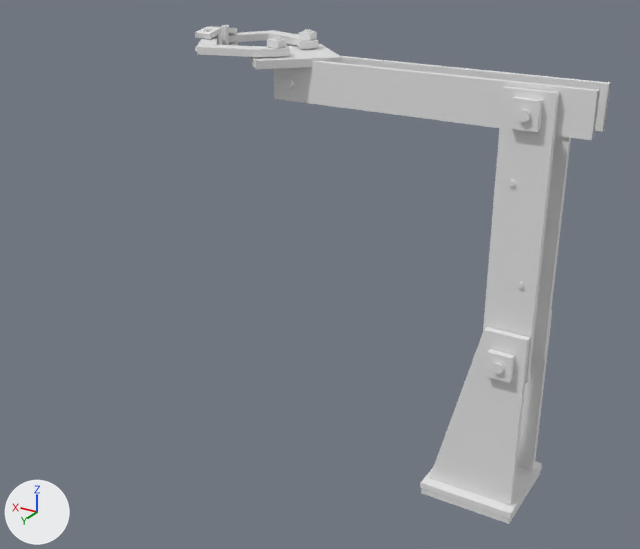
Before and after pictures for a commit that changed the glTF model public/robot.glb.
The view is the same before and after, from a 50 mm camera at (0.275, -0.024, 1.086) aimed at (0.62, -0.6, 0.798). Lighting does not change. The marker at lower left points along +X, +Y and +Z.

Before the edit, the objects in view are built like this:
```python
me_cylinder_007 = bpy.data.meshes.new('Cylinder.007')
me_cylinder_007.from_pydata(...)  # 92 vertices, 104 faces; spans x -0.041..0.041, y -0.041..0.041, z -0.015..0.162
me_cylinder_008 = bpy.data.meshes.new('Cylinder.008')
me_cylinder_008.from_pydata(...)  # 122 vertices, 148 faces; spans x -0.02..0.02, y -0.038..0.038, z -0.015..0.217
me_cylinder_017 = bpy.data.meshes.new('Cylinder.017')
me_cylinder_017.from_pydata(...)  # 152 vertices, 164 faces; spans x -0.046..0.235, y -0.051..0.051, z -0.015..0.037
me_cylinder_021 = bpy.data.meshes.new('Cylinder.021')
me_cylinder_021.from_pydata(...)  # 92 vertices, 128 faces; spans x -0.0113..0.0883, y -0.0213..0.0318, z -0.0099..0.012
ob_robotbottom = bpy.data.objects.new('robotBottom', me_cylinder_007)
ob_robotbottom.location = (0.4894, -0.664, 0.6052)
ob_robotclawleft = bpy.data.objects.new('robotClawLeft', me_cylinder_021)
ob_robotclawleft.parent = ob_robottop
ob_robotclawleft.location = (0.214, 0.0241, 0.025)
ob_robotmid = bpy.data.objects.new('robotMid', me_cylinder_008)
ob_robotmid.parent = ob_robotbottom
ob_robotmid.location = (-0.0185, 0.0, 0.136)
ob_robottop = bpy.data.objects.new('robotTop', me_cylinder_017)
ob_robottop.parent = ob_robotmid
ob_robottop.location = (0.0, 0.0, 0.2)
# also in view: 'robotClawRight' at (0.723, -0.693, 0.968)
```
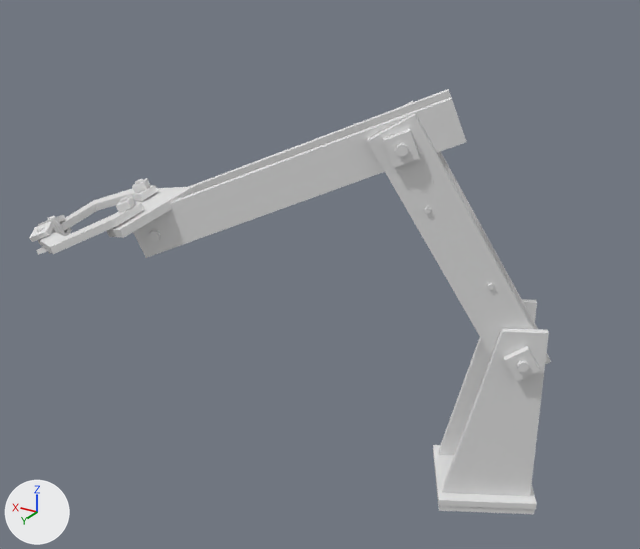
The change, as a diff of the scene's bpy script:
```diff
--- a/public/robot.glb.py
+++ b/public/robot.glb.py
@@ ob_robotbottom @@
 ob_robotbottom.location = (0.4894, -0.664, 0.6052)
+ob_robotbottom.rotation_euler = (0.0, 0.0, 0.479)  # degrees (0, 0, 27)
@@ ob_robotmid @@
 ob_robotmid.location = (-0.0185, 0.0, 0.136)
+ob_robotmid.rotation_euler = (0.0, 0.533, 0.0)  # degrees (0, 31, 0)
@@ ob_robottop @@
 ob_robottop.location = (0.0, 0.0, 0.2)
+ob_robottop.rotation_euler = (0.0, -0.154, 0.0)  # degrees (0, -8.8, 0)
```

Changed parts and their boxes (x1, y1, x2, y2) in the pictures (640 x 549 px):
'robotTop', turned: before (250, 29, 611, 140); after (107, 89, 466, 258)
'robotMid', turned: before (483, 86, 571, 384); after (367, 101, 551, 381)
'robotBottom', turned: before (420, 310, 552, 524); after (433, 299, 549, 514)
'robotClawLeft', turned: before (195, 27, 289, 57); after (29, 197, 144, 255)
'robotClawRight', turned: before (211, 25, 318, 49); after (38, 178, 158, 236)
